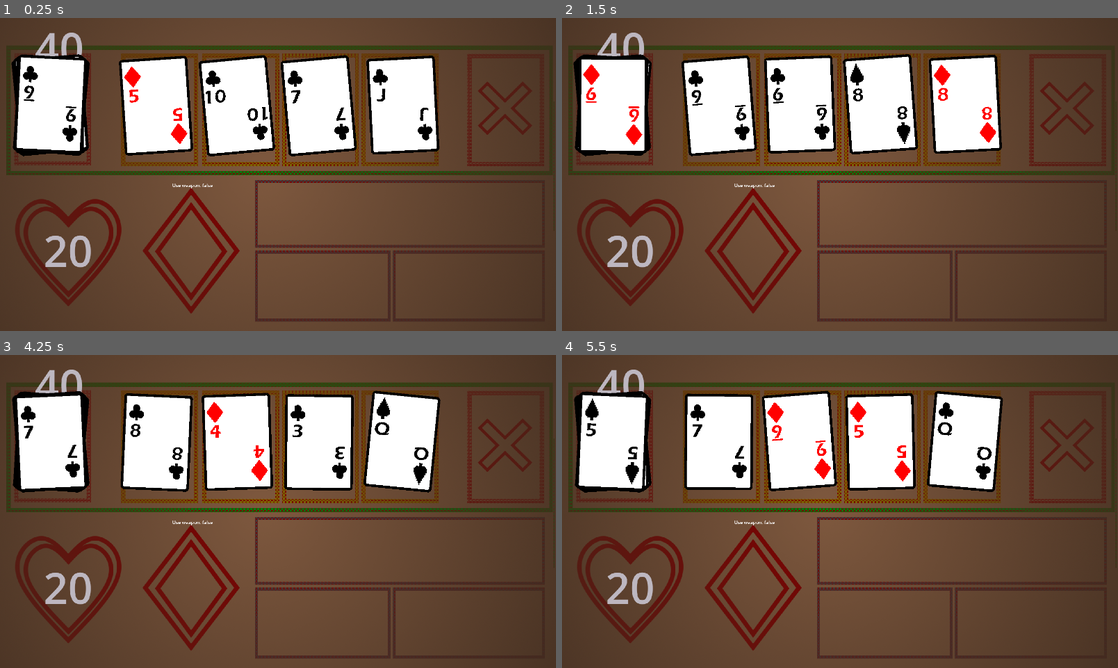
Above: before the commit, frames 1-4 (two rows, left to right).
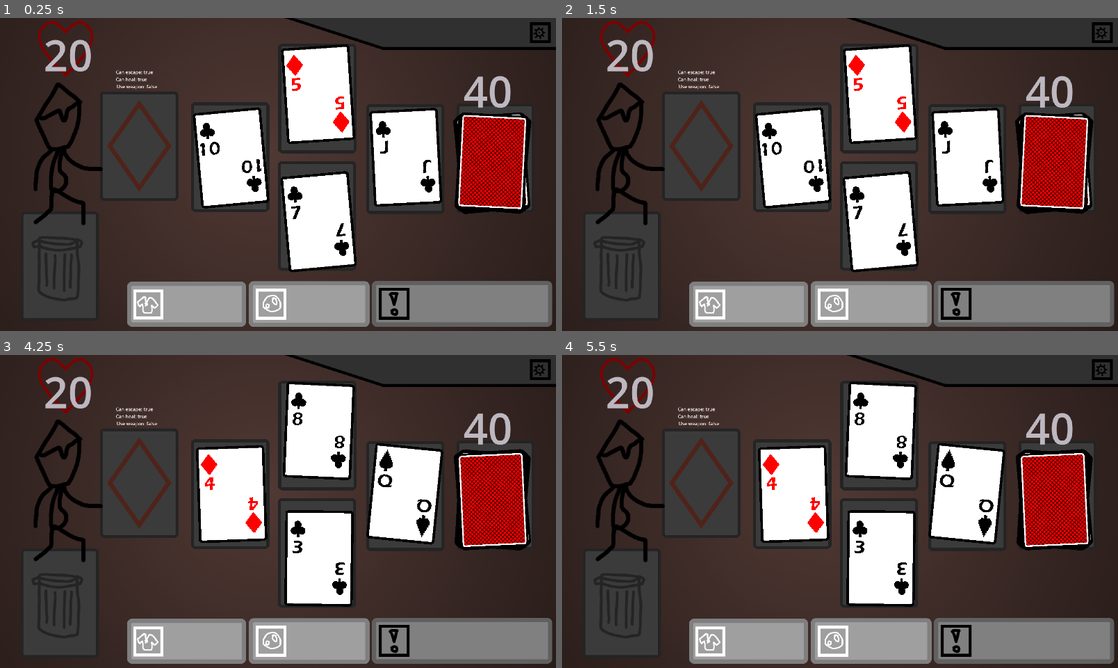
Above: after the commit, the same moments.

Repository: Udozi/Lurjus-Godot
Game: Godot game, scene res://scenes/level.tscn
The game is run twice, just before and just after one commit, with the same random seed, the same clock (stepped at 60 frames per second) and the same inputs.
Inputs (mouse positions are in pixels of both pictures, inside the frame that each line leads up to):
- Up to frame 1 (0.25 s): no input
- Up to frame 2 (1.5 s): tap Enter at 0.5 s; move the mouse to (612, 105) at 0.52 s; press the mouse at (612, 105) at 0.53 s; tap Space at 1.25 s; move the mouse to (612, 105) at 1.27 s; release the mouse at (612, 105) at 1.28 s; click (612, 105) at 1.35 s
- Up to frame 3 (4.25 s): tap Enter at 2, 3.5 s; move the mouse to (50, 442) at 2.02 s; press the mouse at (50, 442) at 2.03 s; tap Space at 2.75 s; move the mouse to (50, 442) at 2.77 s; release the mouse at (50, 442) at 2.78 s; click (50, 442) at 2.85 s; move the mouse to (50, 442) at 3.52 s; press the mouse at (50, 442) at 3.53 s; tap F2 (new_game) at 4.15 s
- Up to frame 4 (5.5 s): move the mouse to (612, 442) at 4.27 s; release the mouse at (612, 442) at 4.28 s; click (612, 442) at 4.35 s; tap Space at 5 s; move the mouse to (612, 442) at 5.02 s; press the mouse at (612, 442) at 5.03 s

The runs differ from the first frame. In frame 1, 93% of the frame differs, in the area x 0-100%, y 0-100%; in frame 2, 93%; in frame 3, 93%; in frame 4, 93%.

Commit message:
Game UI update
Background scratch #2, hid the card values in draw pile

Diff:
--- a/scenes/level.tscn
+++ b/scenes/level.tscn
@@ -5,11 +5,13 @@
 [ext_resource type="Script" uid="uid://boxdev5krr0s3" path="res://scripts/discard_pile.gd" id="3_2r41h"]
 [ext_resource type="Script" uid="uid://bwbkmawtghaox" path="res://scripts/gui components/uses_weapon.gd" id="3_8c41q"]
 [ext_resource type="PackedScene" uid="uid://dvhb3hskrlpb6" path="res://scenes/room.tscn" id="3_mx8sn"]
-[ext_resource type="Texture2D" uid="uid://lbrdsycyrsmq" path="res://resources/art/bg/game_board_scratch.png" id="3_w8frs"]
 [ext_resource type="PackedScene" uid="uid://bskp8xtr1rvol" path="res://scenes/card.tscn" id="4_klq6b"]
 [ext_resource type="LabelSettings" uid="uid://m7m108i46av0" path="res://resources/themes/bignumber.tres" id="6_b121j"]
 [ext_resource type="Script" uid="uid://ch4u22yd7i1vy" path="res://scripts/gui components/hp.gd" id="6_klq6b"]
 [ext_resource type="Script" uid="uid://brioukipswewb" path="res://scripts/gui components/draw_pile_size.gd" id="9_olg7q"]
+[ext_resource type="Script" uid="uid://dv7eff6etwsj6" path="res://scripts/gui components/can_heal.gd" id="10_8iemx"]
+[ext_resource type="Texture2D" uid="uid://d3vyvd5idebar" path="res://resources/art/bg/game_bg.png" id="10_olg7q"]
+[ext_resource type="Script" uid="uid://ck45um0h0k5es" path="res://scripts/gui components/can_escape.gd" id="11_64w2a"]
 
 [sub_resource type="RectangleShape2D" id="RectangleShape2D_2r41h"]
 
@@ -29,10 +31,10 @@
 [node name="Graphics" type="Sprite2D" parent="BoardUI/CurrentWeapon" unique_id=2105331242]
 
 [node name="UseWeapon" type="Label" parent="BoardUI/CurrentWeapon" unique_id=1438299072]
-offset_left = 592.0
-offset_top = 566.0
-offset_right = 738.0
-offset_bottom = 589.0
+offset_left = 400.0
+offset_top = 225.0
+offset_right = 546.0
+offset_bottom = 248.0
 size_flags_horizontal = 4
 horizontal_alignment = 1
 vertical_alignment = 1
@@ -65,7 +67,21 @@
 label_settings = ExtResource("6_b121j")
 script = ExtResource("9_olg7q")
 
+[node name="CanHeal" type="Label" parent="BoardUI" unique_id=674234966]
+offset_left = 400.0
+offset_top = 200.0
+offset_right = 440.0
+offset_bottom = 223.0
+script = ExtResource("10_8iemx")
+
+[node name="CanEscape" type="Label" parent="BoardUI" unique_id=2083197085]
+offset_left = 400.0
+offset_top = 175.0
+offset_right = 440.0
+offset_bottom = 198.0
+script = ExtResource("11_64w2a")
+
 [node name="Background" type="Sprite2D" parent="." unique_id=1126971158]
-texture = ExtResource("3_w8frs")
+texture = ExtResource("10_olg7q")
 centered = false
 metadata/_edit_lock_ = true
--- a/scenes/room.tscn
+++ b/scenes/room.tscn
@@ -3,17 +3,17 @@
 [ext_resource type="Script" uid="uid://clh301gl7c6t0" path="res://scripts/room.gd" id="1_88gup"]
 [ext_resource type="PackedScene" uid="uid://dmg7gnqeyfpnv" path="res://scenes/slot.tscn" id="2_ffxv4"]
 
-[node name="Room" type="Node2D" unique_id=230425454 node_paths=PackedStringArray("slot_1", "slot_2", "slot_3", "slot_4")]
+[node name="Room" type="Node2D" unique_id=230425454 node_paths=PackedStringArray("slot_w", "slot_a", "slot_s", "slot_d")]
 script = ExtResource("1_88gup")
-slot_1 = NodePath("Slot1")
-slot_2 = NodePath("Slot2")
-slot_3 = NodePath("Slot3")
-slot_4 = NodePath("Slot4")
+slot_w = NodePath("SlotW")
+slot_a = NodePath("SlotA")
+slot_s = NodePath("SlotS")
+slot_d = NodePath("SlotD")
 
-[node name="Slot1" parent="." unique_id=500646857 instance=ExtResource("2_ffxv4")]
+[node name="SlotW" parent="." unique_id=500646857 instance=ExtResource("2_ffxv4")]
 
-[node name="Slot2" parent="." unique_id=249312953 instance=ExtResource("2_ffxv4")]
+[node name="SlotA" parent="." unique_id=249312953 instance=ExtResource("2_ffxv4")]
 
-[node name="Slot3" parent="." unique_id=525288828 instance=ExtResource("2_ffxv4")]
+[node name="SlotS" parent="." unique_id=525288828 instance=ExtResource("2_ffxv4")]
 
-[node name="Slot4" parent="." unique_id=307779142 instance=ExtResource("2_ffxv4")]
+[node name="SlotD" parent="." unique_id=307779142 instance=ExtResource("2_ffxv4")]
--- a/scripts/card.gd
+++ b/scripts/card.gd
@@ -28,6 +28,7 @@
 	position += rand_offset
 
 	card_ui.position = position
+	card_ui.update_graphics()
 	z_index = GameState.z
 
 
--- a/scripts/card_ui.gd
+++ b/scripts/card_ui.gd
@@ -19,4 +19,8 @@
 func update_graphics():
 
 	if card:
-		card.graphics.texture = load(card_folder + card.card_data.suit + str(card.card_data.index + 2) +".png")
+		if card.card_data.location == GameState.Location.DRAW_PILE:
+			card.graphics.texture = load(card_folder + "card_back.png")
+
+		else:
+			card.graphics.texture = load(card_folder + card.card_data.suit + str(card.card_data.index + 2) +".png")
--- a/scripts/coordinates.gd
+++ b/scripts/coordinates.gd
@@ -1,19 +1,19 @@
 extends Node
 
-@export var DRAW_PILE_POS = Vector2(175, 300)
+@export var DRAW_PILE_POS = Vector2(1700, 500)
 
 @export_group("Room")
-@export var ROOM_SLOT1_POS = Vector2(540, 300)
-@export var ROOM_SLOT2_POS = Vector2(820, 300)
-@export var ROOM_SLOT3_POS = Vector2(1100, 300)
-@export var ROOM_SLOT4_POS = Vector2(1390, 300)
+@export var ROOM_SLOTW_POS = Vector2(1100, 260)
+@export var ROOM_SLOTA_POS = Vector2(800, 480)
+@export var ROOM_SLOTS_POS = Vector2(1100, 700)
+@export var ROOM_SLOTD_POS = Vector2(1400, 480)
 
-@export var DISCARD_PILE_POS = Vector2(1730, 300)
+@export var DISCARD_PILE_POS = Vector2(200, 850)
 
 @export_group("Labels")
-@export var HP_LABEL_POS = Vector2(150, 700)
-@export var DRAW_PILE_SIZE_LABEL_POS = Vector2(120, 0)
+@export var HP_LABEL_POS = Vector2(150, 25)
+@export var DRAW_PILE_SIZE_LABEL_POS = Vector2(1600, 150)
 
 @export_group("Weapon")
-@export var WEAPON_BASE_POS = Vector2(600, 800)
-@export var WEAPON_ENEMY_POS = Vector2(660, 860)
+@export var WEAPON_BASE_POS = Vector2(475, 450)
+@export var WEAPON_ENEMY_POS = Vector2(525, 600)
--- /dev/null
+++ b/scripts/gui components/can_escape.gd
@@ -0,0 +1,5 @@
+extends Label
+
+func _process(_delta: float):
+	var string = "Can escape: " + str(Player.can_escape)
+	text = string
--- /dev/null
+++ b/scripts/gui components/can_heal.gd
@@ -0,0 +1,5 @@
+extends Label
+
+func _process(_delta: float):
+	var string = "Can heal: " + str(Player.can_heal)
+	text = string
--- a/scripts/room.gd
+++ b/scripts/room.gd
@@ -1,18 +1,18 @@
 class_name Room
 extends Node2D
 
-@export var slot_1: Slot
-@export var slot_2: Slot
-@export var slot_3: Slot
-@export var slot_4: Slot
+@export var slot_w: Slot
+@export var slot_a: Slot
+@export var slot_s: Slot
+@export var slot_d: Slot
 
-@onready var room_slots: Array[Slot] = [slot_1, slot_2, slot_3, slot_4]
+@onready var room_slots: Array[Slot] = [slot_w, slot_a, slot_s, slot_d]
 
 @onready var slot_coordinates= {
-	slot_1 : CoordinatesList.ROOM_SLOT1_POS,
-	slot_2 : CoordinatesList.ROOM_SLOT2_POS,
-	slot_3 : CoordinatesList.ROOM_SLOT3_POS,
-	slot_4 : CoordinatesList.ROOM_SLOT4_POS
+	slot_w : CoordinatesList.ROOM_SLOTW_POS,
+	slot_a : CoordinatesList.ROOM_SLOTA_POS,
+	slot_s : CoordinatesList.ROOM_SLOTS_POS,
+	slot_d : CoordinatesList.ROOM_SLOTD_POS
 }
 
 
@@ -65,7 +65,7 @@
 			Player.can_escape = true
 
 			if count_cards() == 0:
-				var draw_pile: DrawPile = get_parent().get_child(5) # TODO: fix this magic number
+				var draw_pile: DrawPile = get_parent().get_child(7) # TODO: fix this magic number
 				if draw_pile and len(draw_pile.cards) > 0:
 					advance(draw_pile)
 
@@ -78,7 +78,7 @@
 func _on_try_escape():
 	print("Tryna escape here")
 	if Player.can_escape:
-		var draw_pile: DrawPile = get_parent().get_child(5) # TODO: fix this magic number
+		var draw_pile: DrawPile = get_parent().get_child(7) # TODO: fix this magic number
 
 		if count_cards() < 2:
 			advance(draw_pile)
@@ -89,7 +89,7 @@
 
 func flee():
 
-	var draw_pile: DrawPile = get_parent().get_child(5) # TODO: fix this magic number
+	var draw_pile: DrawPile = get_parent().get_child(7) # TODO: fix this magic number
 	var returning_cards: Array[Card]
 
 	for slot in room_slots:
Binary file added: resources/art/bg/game_bg.png
Not shown, added: resources/art/bg/game_bg.png.import
Binary file added: resources/art/cards/card_back.png
Not shown, added: resources/art/cards/card_back.png.import
Binary file added: resources/art/gameui/bubble.png
Not shown, added: resources/art/gameui/bubble.png.import
Not shown, added: scripts/gui components/can_escape.gd.uid
Not shown, added: scripts/gui components/can_heal.gd.uid
Not shown, changed: export/Lurjus.pck
